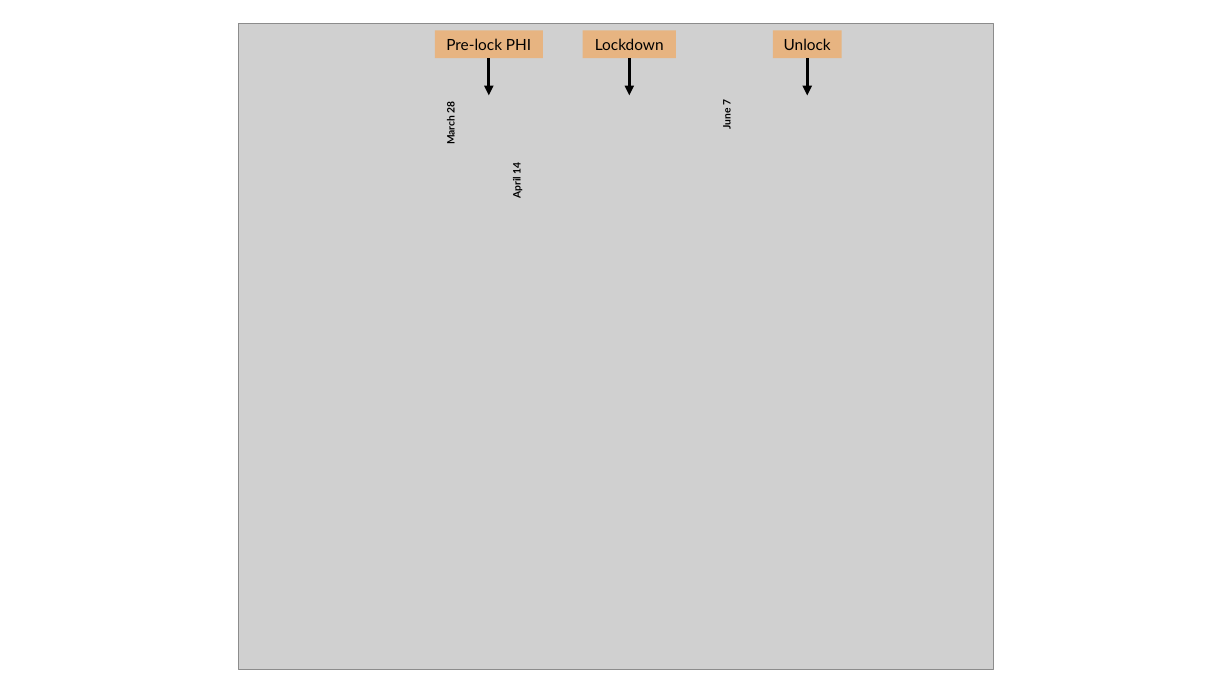
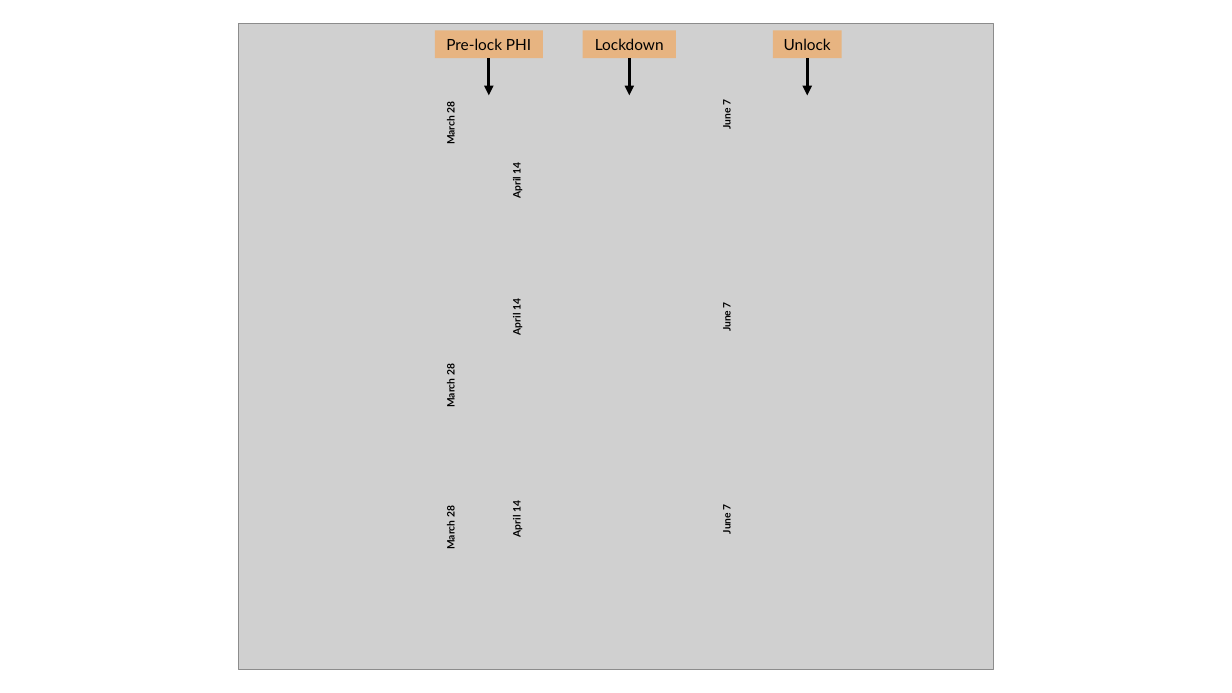
Before and after one commit to maxsal/science_revision, a slide deck: slide 1 of fig/annotated_stack_plot.pptx. Drawn at 1232x693 pixels with LibreOffice and Linux fonts; fonts in the diff are those of the drawing; grey boxes stand for pictures. Boxes give left, top, right and bottom in pixels: in the first picture for what was removed or moved away, otherwise in the second. Text is boxed around its words. In the diff, an @@ line names an element or a change of style, - is before the commit and + after.

```diff
--- a/fig/annotated_stack_plot.pptx
+++ b/fig/annotated_stack_plot.pptx
@@ text added at [510,300,522,335], 8 pt, text #000000, bold @@
+April 14
@@ text added at [721,302,733,331], 8 pt, text #000000, bold @@
+June 7
@@ text added at [445,365,457,406], 8 pt, text #000000, bold @@
+March 28
@@ text added at [445,507,457,548], 8 pt, text #000000, bold @@
+March 28
@@ text added at [510,502,522,537], 8 pt, text #000000, bold @@
+April 14
@@ text added at [721,504,733,534], 8 pt, text #000000, bold @@
+June 7
```
Also in this commit, not shown: 18 other files.
